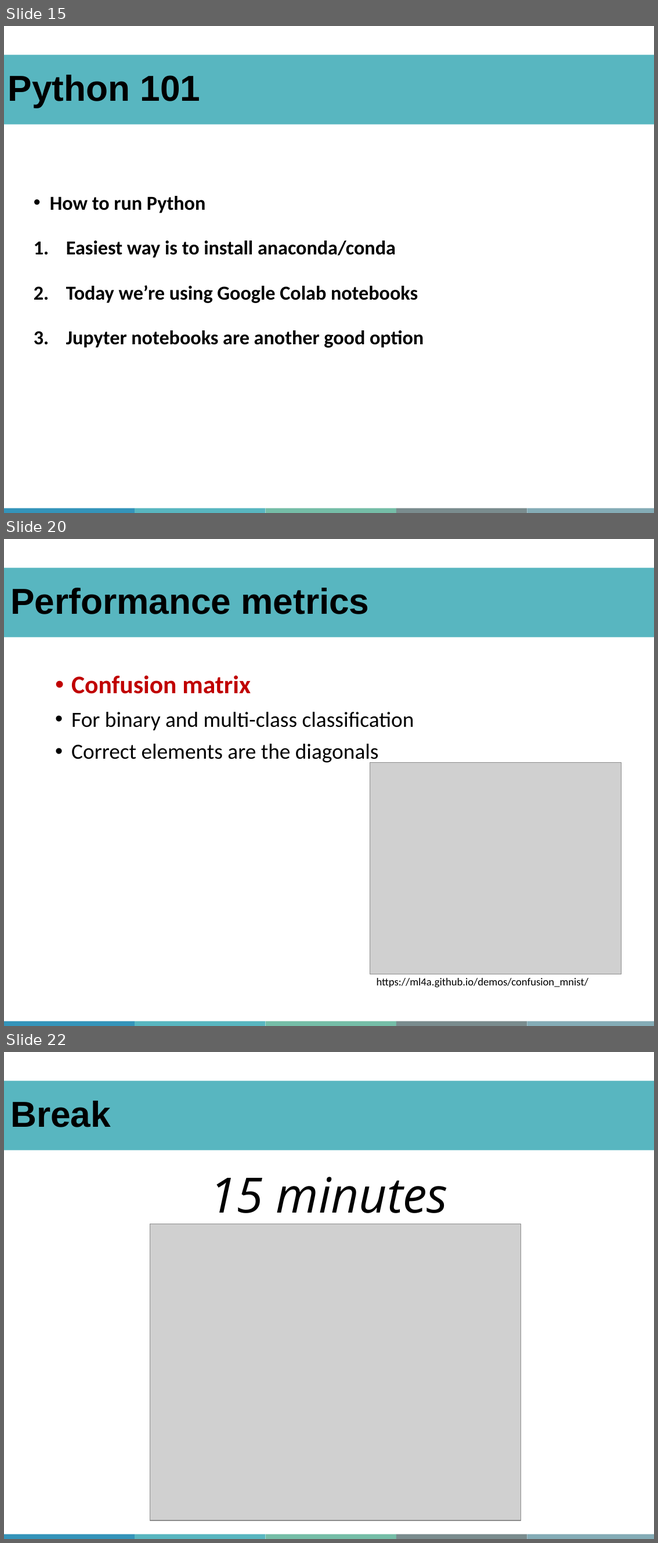
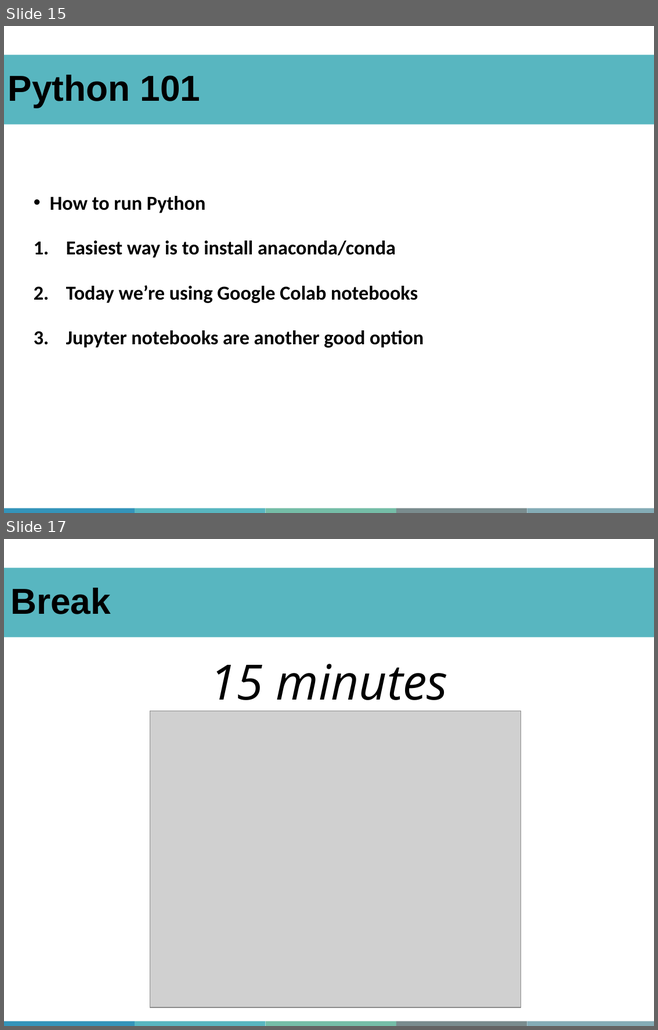
Before and after one commit to abdelrahman-ayad/MiCM-StatsPython-F21, a slide deck: MiCM_StatsPythonF21_AAyad.pptx. Shown one above the other, each under a label of ours: slides 15, 20 and 22 before the commit, slides 15 and 17 after it; the slides between them are not shown. The pictures are 658x1543 and 658x1030 pixels, drawn with LibreOffice and Linux fonts; fonts in the diff are those of the drawing; grey boxes stand for pictures; background and template pictures are left out. Boxes give left, top, right and bottom in pixels: in the first picture for what was removed or moved away, otherwise in the second. Text is boxed around its words. In the diff, an @@ line names an element or a change of style, - is before the commit and + after.

```diff
--- a/MiCM_StatsPythonF21_AAyad.pptx
+++ b/MiCM_StatsPythonF21_AAyad.pptx
@@ slide 20 removed at [4,539,654,1026], background #FFFFFF; not listed: 5 template elements that a slide beside it also shows @@
@@ rectangle removed at [4,567,654,637] @@
-Performance metrics
@@ text removed at [71,675,414,765] @@
-• Confusion matrix
-• For binary and multi-class classification
-• Correct elements are the diagonals
@@ picture removed at [370,762,621,974] @@
@@ text removed at [376,978,588,987] @@
-https://ml4a.github.io/demos/confusion_mnist/
@@ what was slide 22 is now slide 17 @@
```
Also in this commit, not shown: 4 slides changed, 1 slide added, 6 other slides removed, 1 other file.
